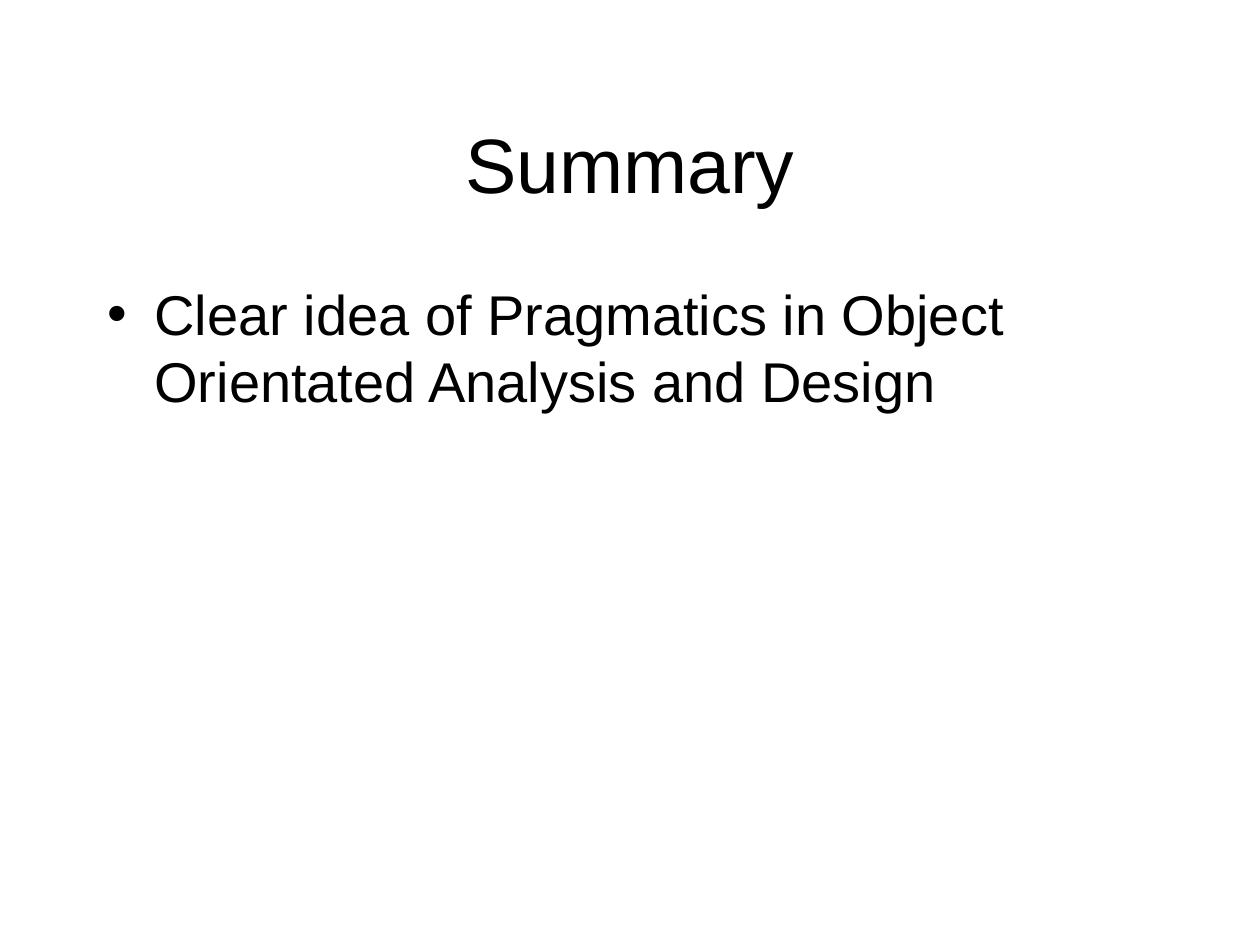
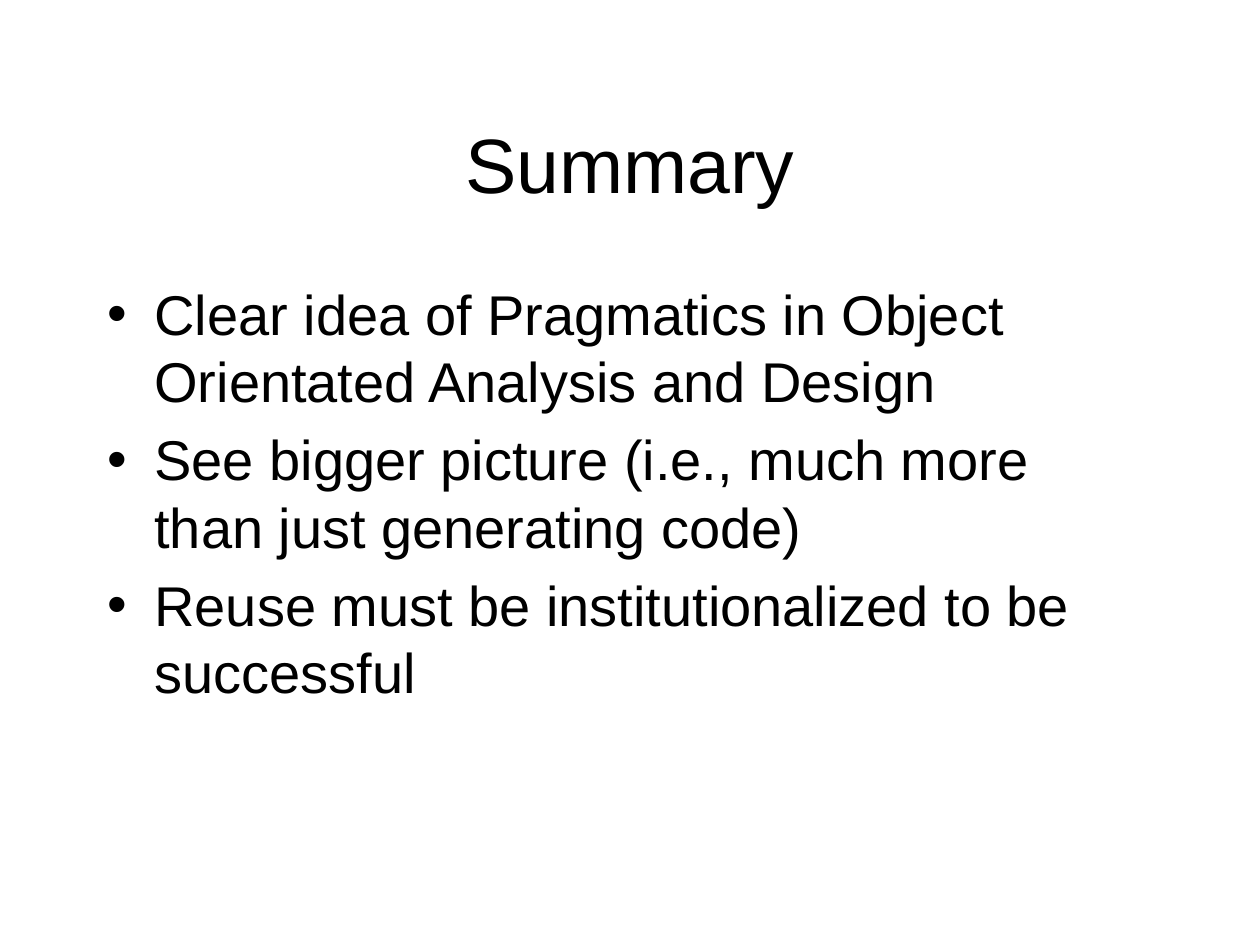
Before and after one commit to octaviordz/zjnu2017.github.io, a slide deck: slide 48 of OOAD/lectures/090--Pragmatics.pptx (slide 3 before the commit). Drawn at 1260x945 pixels with LibreOffice and Linux fonts; fonts in the diff are those of the drawing. Boxes give left, top, right and bottom in pixels: in the first picture for what was removed or moved away, otherwise in the second. Text is boxed around its words. In the diff, an @@ line names an element or a change of style, - is before the commit and + after.

```diff
--- a/OOAD/lectures/090--Pragmatics.pptx
+++ b/OOAD/lectures/090--Pragmatics.pptx
@@ text at [154,439,1069,694]: paragraphs added @@
+• See bigger picture (i.e., much more than just generating code)
+• Reuse must be institutionalized to be successful
```
Also in this commit, not shown: 1 other slide changed, 48 slides added, 7 other files.
